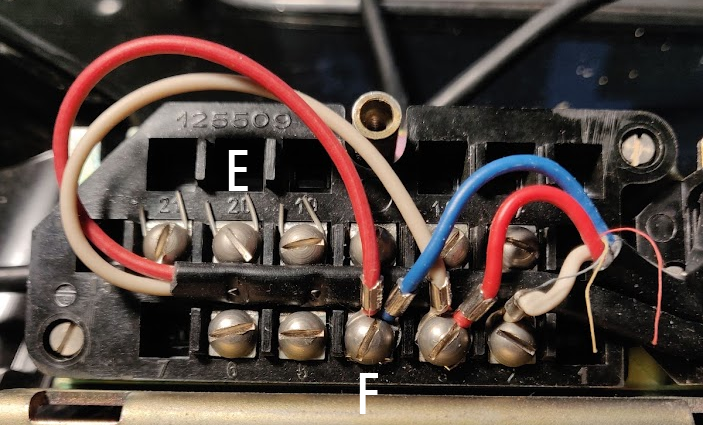
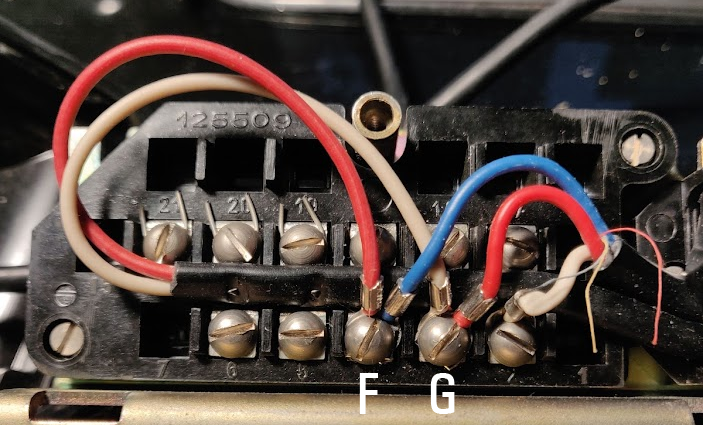
Two versions of the same layered image (703x425). Layer-by-layer changes:
added layer "G" above "E" over <box>430,373,455,414</box>
hid "E" over <box>228,150,248,191</box>
